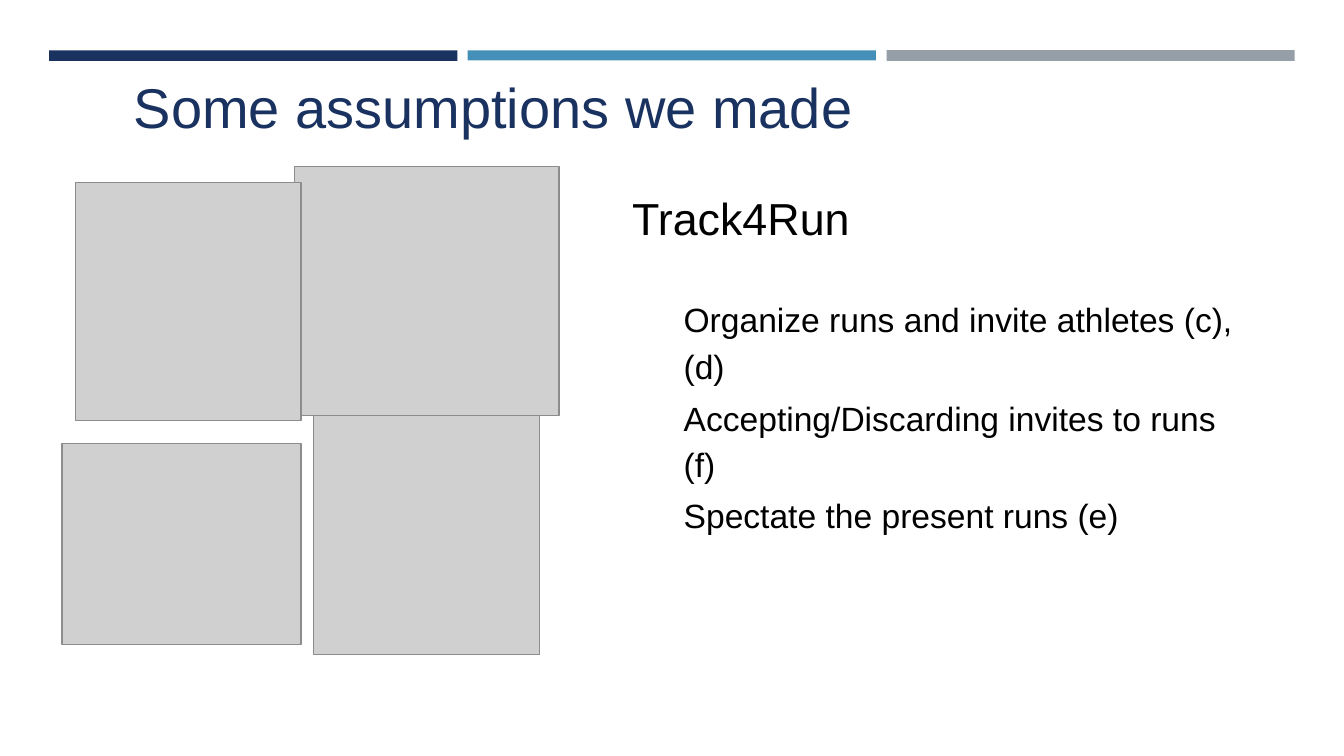
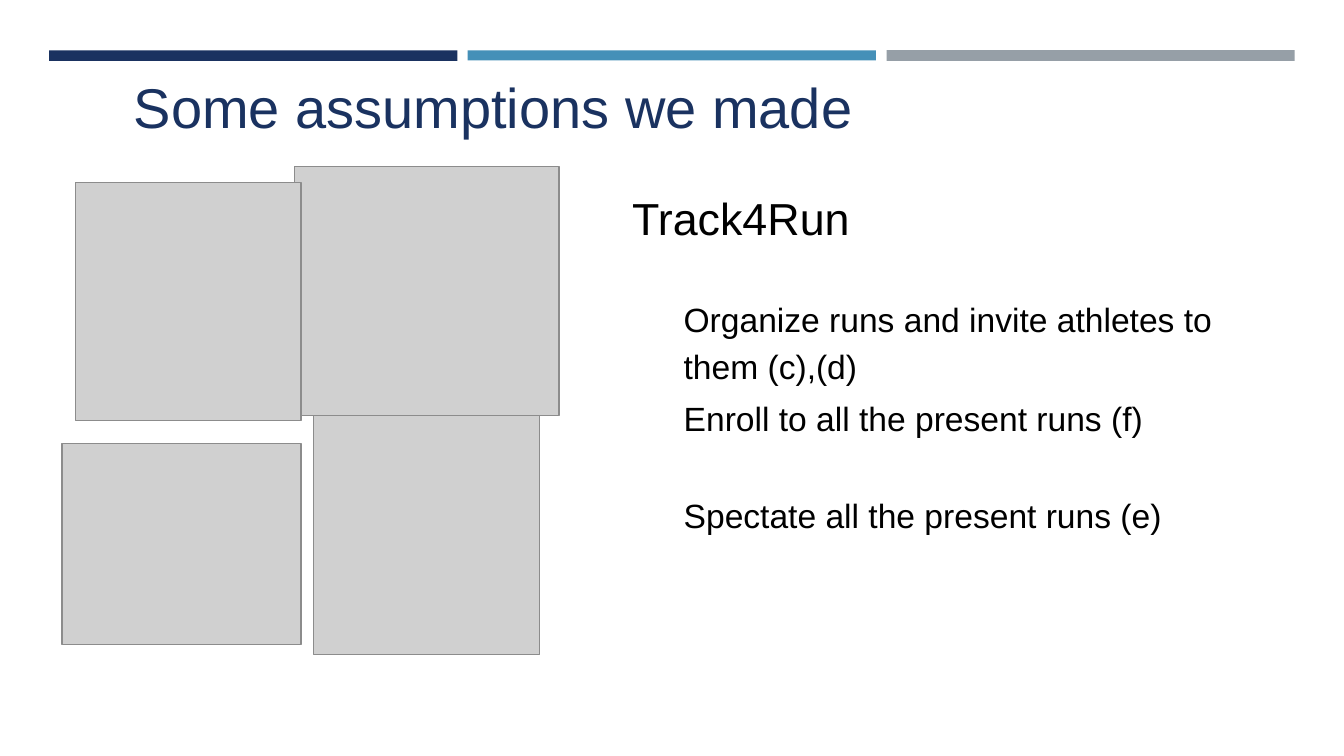
Before and after one commit to lucaalessandrelli/trackme, a slide deck: slide 4 of SEProject.pptx. Drawn at 1344x756 pixels with LibreOffice and Linux fonts; fonts in the diff are those of the drawing; grey boxes stand for pictures. Boxes give left, top, right and bottom in pixels: in the first picture for what was removed or moved away, otherwise in the second. Text is boxed around its words. In the diff, an @@ line names an element or a change of style, - is before the commit and + after.

```diff
--- a/SEProject.pptx
+++ b/SEProject.pptx
@@ text at (684,307,1212,385): text changed @@
-Organize runs and invite athletes (c),(d)
+Organize runs and invite athletes to them (c),(d)
@@ text at (684,406,1143,437): text changed @@
-Accepting/Discarding invites to runs (f)
+Enroll to all the present runs (f)
@@ text at (684,503,1161,534): text changed @@
-Spectate the present runs (e)
+Spectate all the present runs (e)
```
Also in this commit, not shown: 3 other slides changed, 2 other files.
